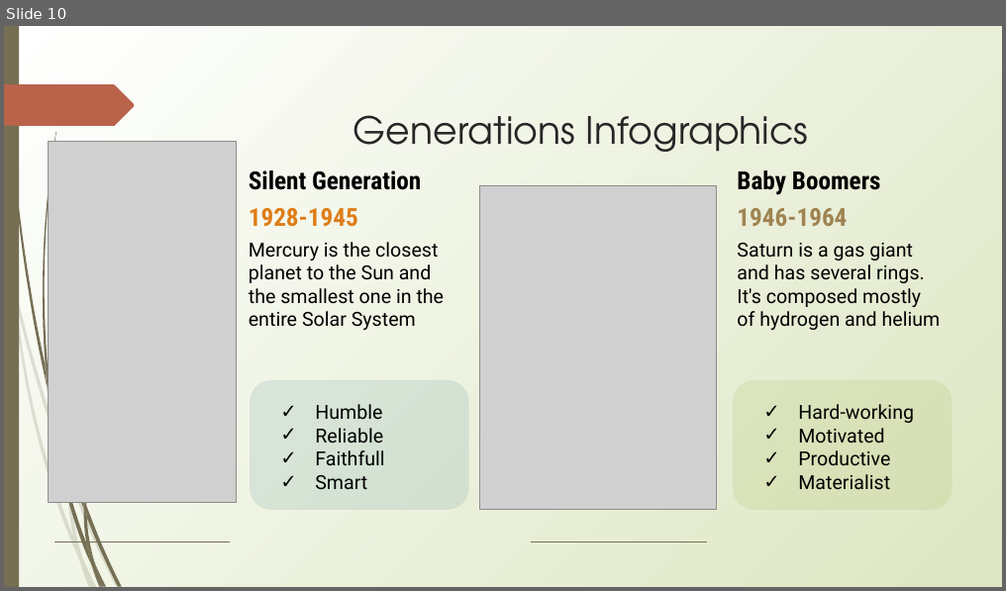
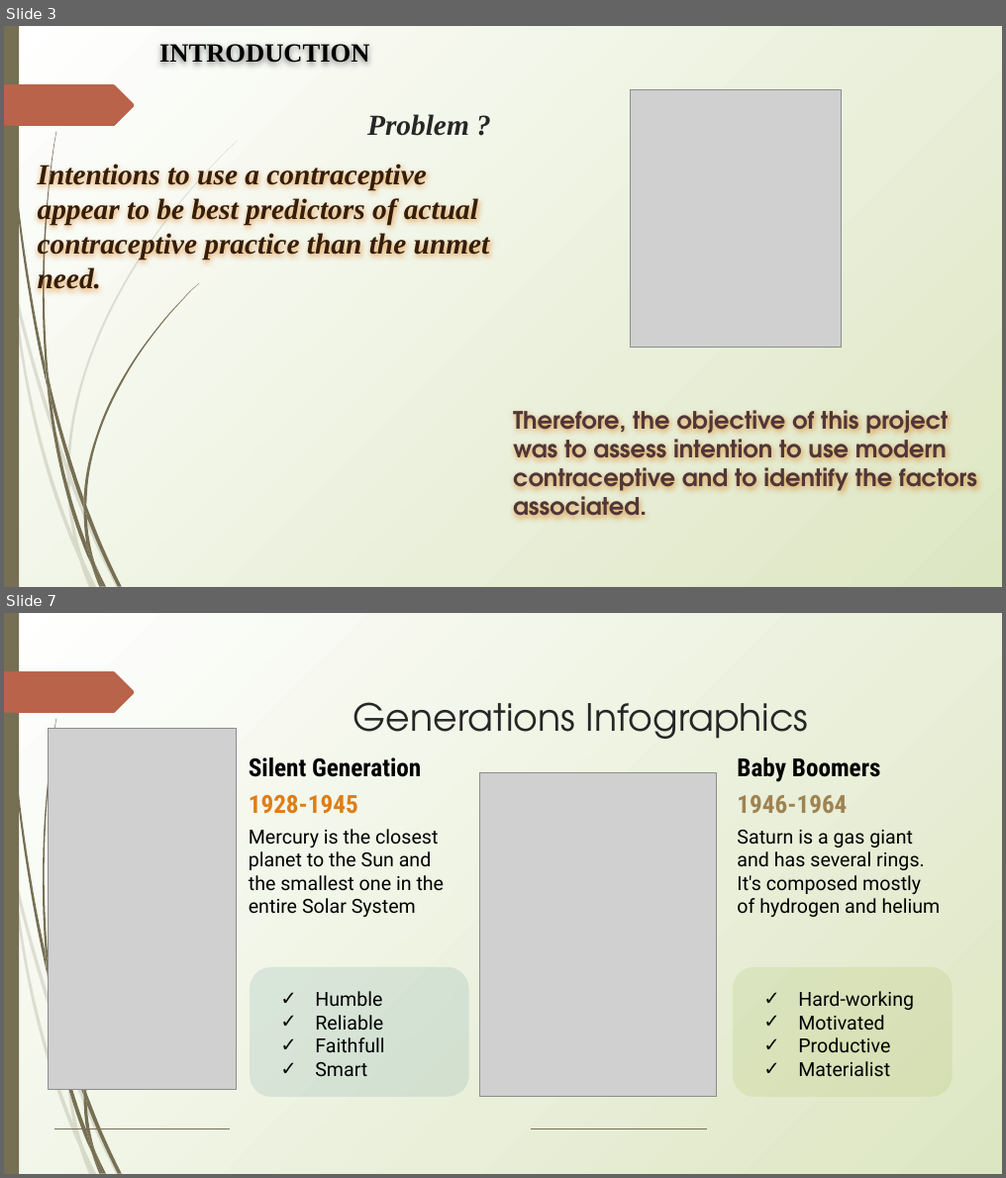
Before and after one commit to MMasson1988/Capstone-s-Project, a slide deck: Contraceptive Projetct.pptx. Shown one above the other, each under a label of ours: slide 10 before the commit, slides 3 and 7 after it; the slides between them are not shown. The pictures are 1006x591 and 1006x1178 pixels, drawn with LibreOffice and Linux fonts; fonts in the diff are those of the drawing; grey boxes stand for pictures. Boxes give left, top, right and bottom in pixels: in the first picture for what was removed or moved away, otherwise in the second. Text is boxed around its words. In the diff, an @@ line names an element or a change of style, - is before the commit and + after.

```diff
--- a/Contraceptive Projetct.pptx
+++ b/Contraceptive Projetct.pptx
@@ slide 3 added at (4,26,1002,587), background gradient #FFFFFF to #DDE6C3; not listed: 23 template elements that a slide beside it also shows @@
@@ text added at (159,41,369,63), 19 pt, text #000000, bold @@
+INTRODUCTION
@@ title added at (367,114,469,136), 21 pt, text #262626, bold, italic @@
+Problem ?
@@ picture added at (630,90,841,347) @@
@@ text added at (38,162,490,295), 21 pt, text #341D09, bold, italic @@
+Intentions to use a contraceptive appear to be best predictors of actual contraceptive practice than the unmet need.
@@ text added at (513,410,977,517), 17.3 pt, text #4F3638, bold @@
+Therefore, the objective of this project was to assess intention to use modern contraceptive and to identify the factors associated.
@@ freeform shape added at (67,466,70,483), fill #766F54 at 20% opacity @@
@@ what was slide 10 is now slide 7 @@
```
Also in this commit, not shown: 25 slides changed, 3 other slides added.
